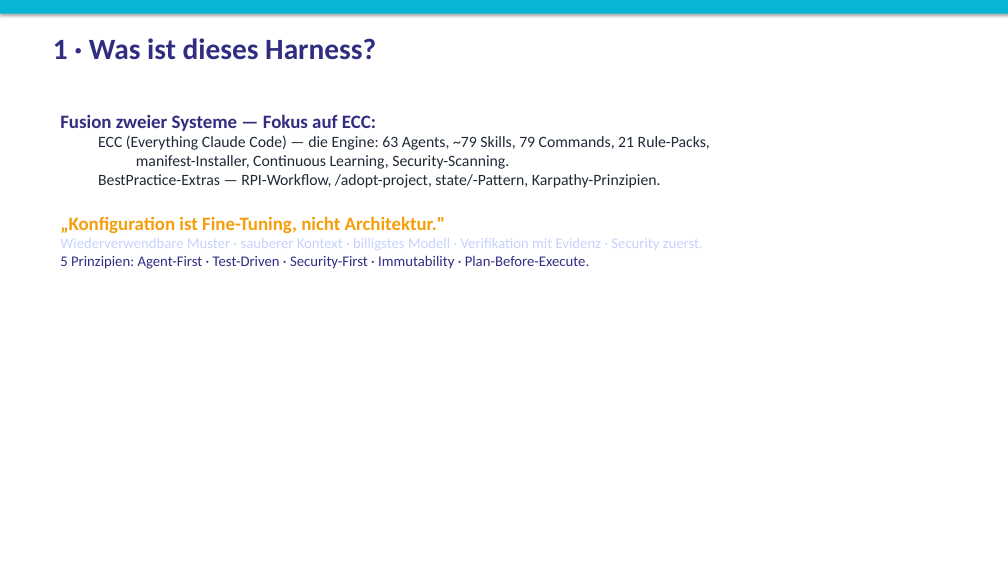
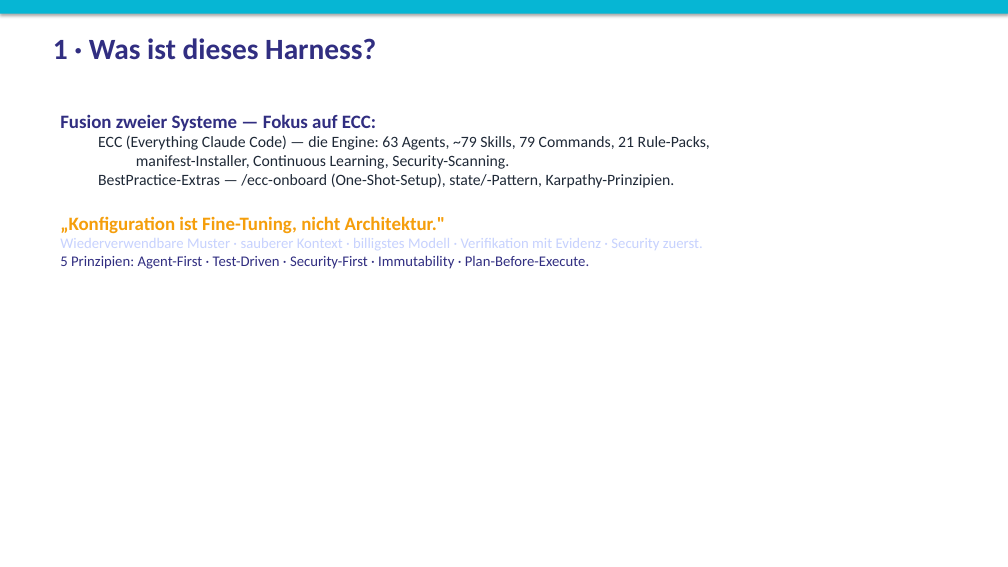
Before and after one commit to Paulee8155/Claude-Code-BestPractice, a slide deck: slide 2 of docs/ECC-Harness-Guide.de.pptx. Drawn at 1008x567 pixels with LibreOffice and Linux fonts; fonts in the diff are those of the drawing. Boxes give left, top, right and bottom in pixels: in the first picture for what was removed or moved away, otherwise in the second. Text is boxed around its words. In the diff, an @@ line names an element or a change of style, - is before the commit and + after.

```diff
--- a/docs/ECC-Harness-Guide.de.pptx
+++ b/docs/ECC-Harness-Guide.de.pptx
@@ text at [98, 173, 675, 188]: text changed @@
-  BestPractice-Extras — RPI-Workflow, /adopt-project, state/-Pattern, Karpathy-Prinzipien.
+  BestPractice-Extras — /ecc-onboard (One-Shot-Setup), state/-Pattern, Karpathy-Prinzipien.
```
Also in this commit, not shown: 6 other slides changed, 1 slide added, 1 slide removed, 17 other files.
